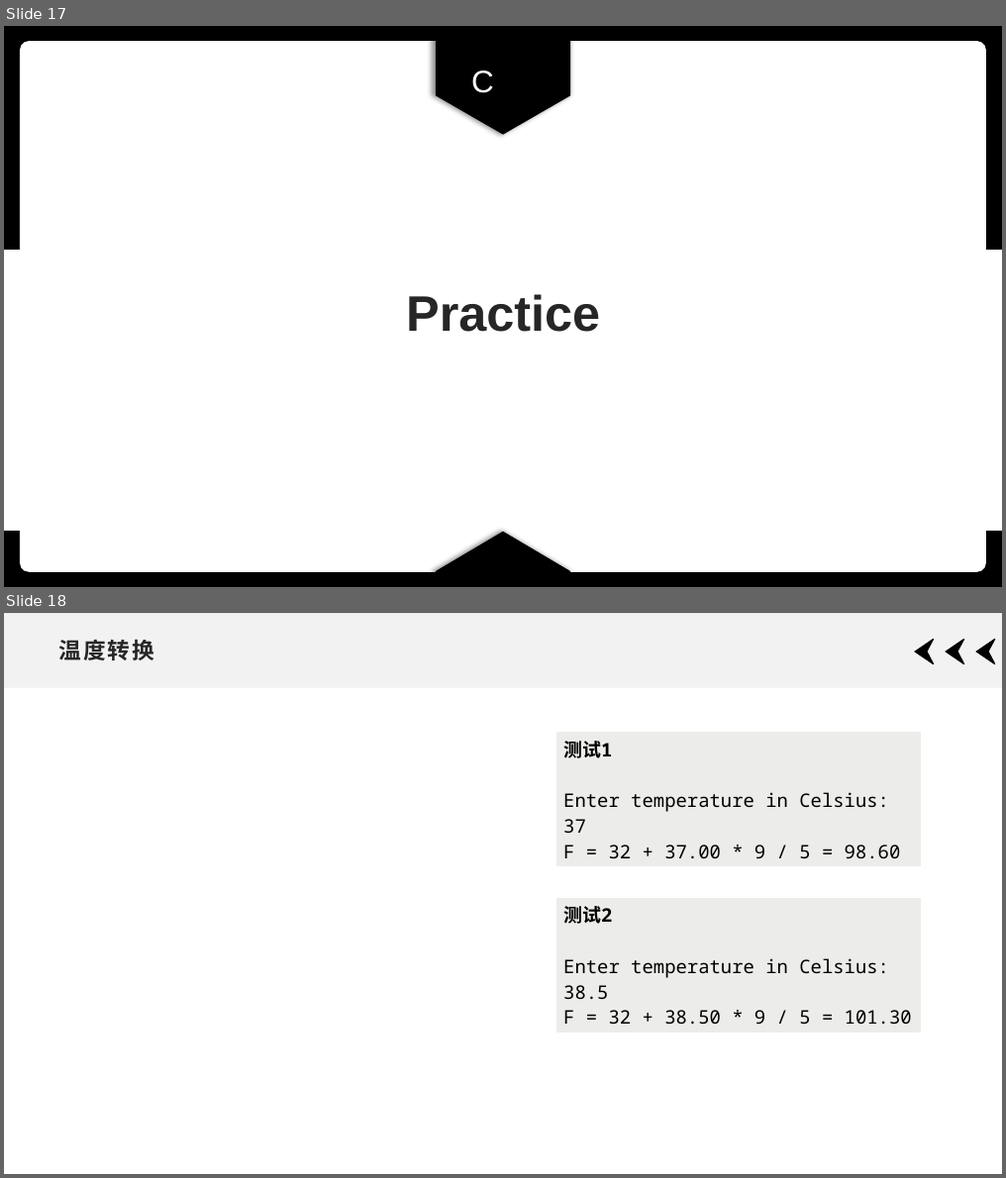
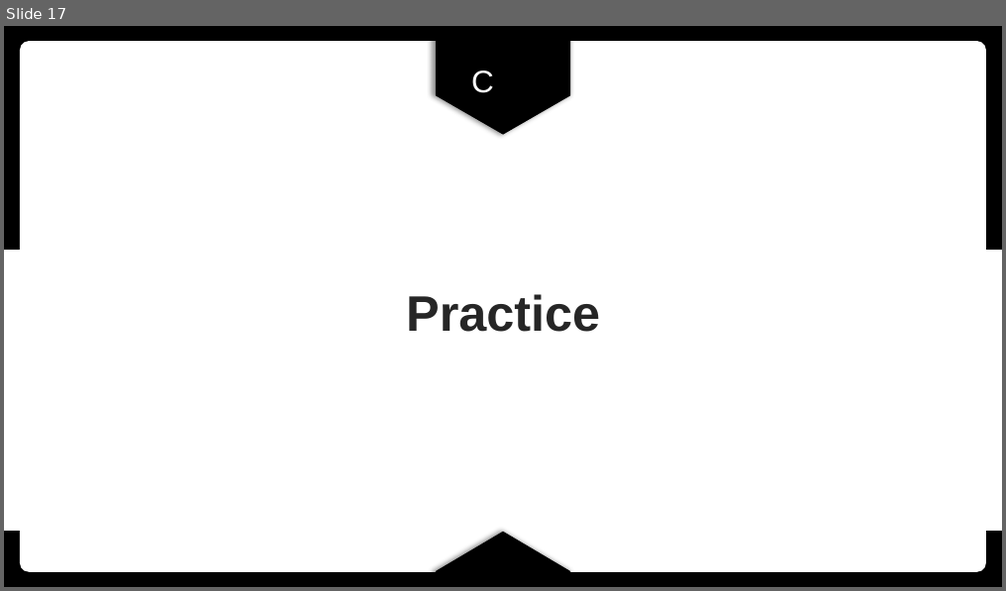
Before and after one commit to xdai02/C, a slide deck: slides/Chapter2.pptx. Shown one above the other, each under a label of ours: slides 17 and 18 before the commit, slide 17 after it. The pictures are 1006x1178 and 1006x591 pixels, drawn with LibreOffice and Linux fonts; fonts in the diff are those of the drawing; grey boxes stand for pictures. Boxes give left, top, right and bottom in pixels: in the first picture for what was removed or moved away, otherwise in the second. Text is boxed around its words. In the diff, an @@ line names an element or a change of style, - is before the commit and + after.

```diff
--- a/slides/Chapter2.pptx
+++ b/slides/Chapter2.pptx
@@ slide 18 removed at [4, 613, 1002, 1174], background #FFFFFF @@
@@ rectangle removed at [4, 613, 1002, 688] @@
@@ title removed at [58, 639, 154, 661] @@
-温度转换
@@ freeform shape removed at [916, 639, 935, 664] @@
@@ freeform shape removed at [946, 639, 965, 664] @@
@@ freeform shape removed at [977, 639, 996, 664] @@
@@ table removed at [556, 731, 922, 863], 1 rows, 1 columns @@
-测试1 / Enter temperature in Celsius: 37 / F = 32 + 37.00 * 9 / 5 = 98.60
@@ table removed at [556, 897, 922, 1028], 1 rows, 1 columns @@
-测试2 / Enter temperature in Celsius: 38.5 / F = 32 + 38.50 * 9 / 5 = 101.30
```
Also in this commit, not shown: 2 slides added, 2 other files.
